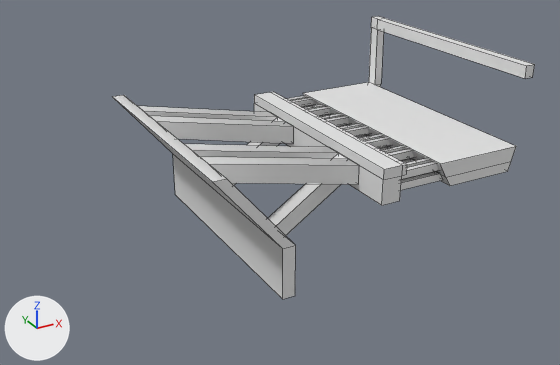
One commit to the FBX model Static Meshes/Roofs/Outsides/Originals/outside_panels_2.fbx: the scene before it, then after it.
One viewpoint serves both versions: a 50 mm camera at (-21.97, -20.29, 14.82) aimed at (-8.38, 4.41, 2.47). Every picture has the same lights, and +X, +Y and +Z are marked at lower left. Mesh edges are drawn as thin lines. Where no turn or scale is listed for an object, it has been applied to the vertices. Vertices at the same position are counted once.

Objects in the first picture: 'Middle_1'.
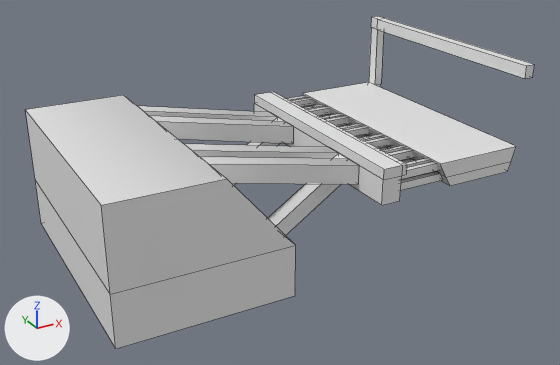
The newer file is also turned or shifted as a whole; pictures and numbers use the older file's frame.

Changed parts and their boxes [x1, y1, x2, y2] in the pictures (560 x 365 px; the box of a moved part takes in the faces that stretch with it):
```json
{"object": "Middle_1", "change": "reshaped", "before": [113, 16, 535, 299], "after": [25, 16, 535, 349], "on screen": "21% wider, 18% taller"}
{"part": 1, "of": "me_mesh", "change": "moved or reshaped", "before": [113, 95, 296, 299], "after": [25, 95, 296, 349]}
```

Scene script edits in JSON lines:
```json
{"block": "me_mesh", "where": "# used by ob_middle_1; location = (0.0, 0.0, 0.0)"}
{"op": "remove", "block": "me_mesh", "code": "me_mesh.from_pydata(...)  # 358 vertices, 262 faces; spans x -13.2..0.06, y 0.0..10.0, z 0.21..7.21"}
{"op": "add", "block": "me_mesh", "code": "me_mesh.from_pydata(...)  # 358 vertices, 262 faces; spans x -16.7..0.06, y 0.0..10.0, z 0.21..7.21"}
{"block": "me_mesh", "change": "me_mesh part 1"}
{"block": "me_mesh", "change": "4 vertices are removed from x -10.7, y 0.0..10.0, z 0.21..2.2"}
{"block": "me_mesh", "change": "7 faces are deleted"}
{"block": "me_mesh", "change": "2 vertices move from x -13.2, y 0.0..10.0, z 5.2 to x -16.7, y 0.0..10.0, z 5.2"}
{"block": "me_mesh", "change": "4 vertices are added at (-16.7, 0.0, 0.21), (-16.7, 0.0, 2.2), (-16.7, 10.0, 0.21), (-16.7, 10.0, 2.2)"}
{"block": "me_mesh", "change": "7 new faces join them"}
```
